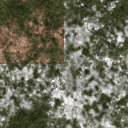
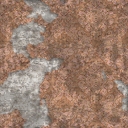
Layer changes from the first (128, 128) image to the second:
hid group "y (grass)" (2 layers) over [0, 0, 128, 128]
showed group "y (rips)" (2 layers) over [0, 0, 128, 128]
added layer "Layer 3" in group "y (rips)" over [0, 0, 128, 128]
painted on "Background" over [0, 0, 128, 128]
